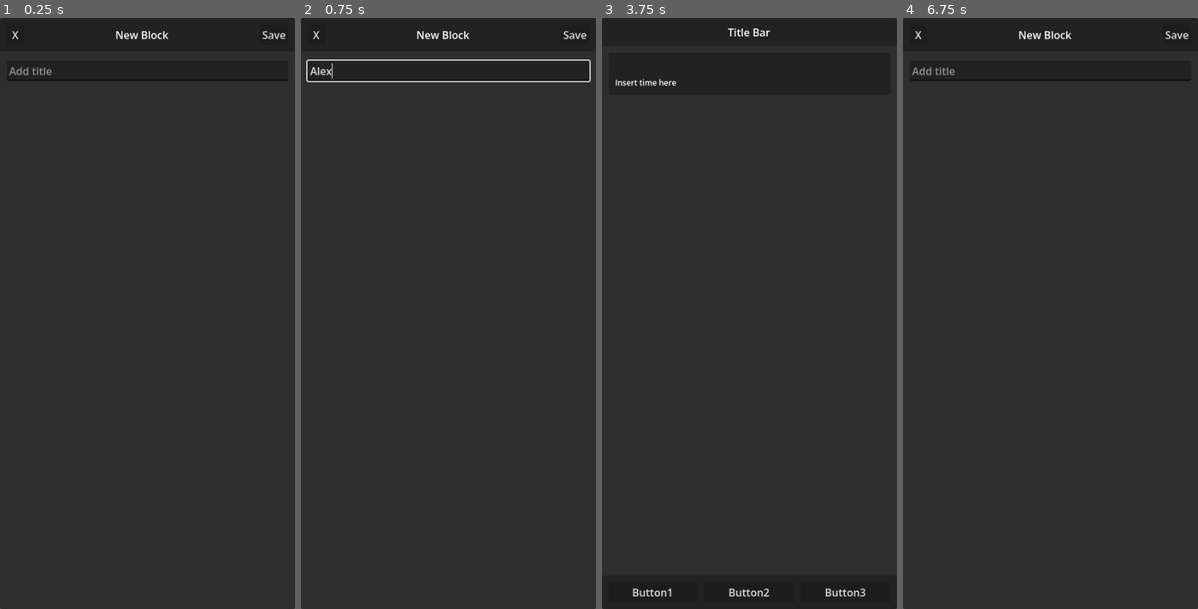
Above: before the commit, frames 1-4 (left to right).
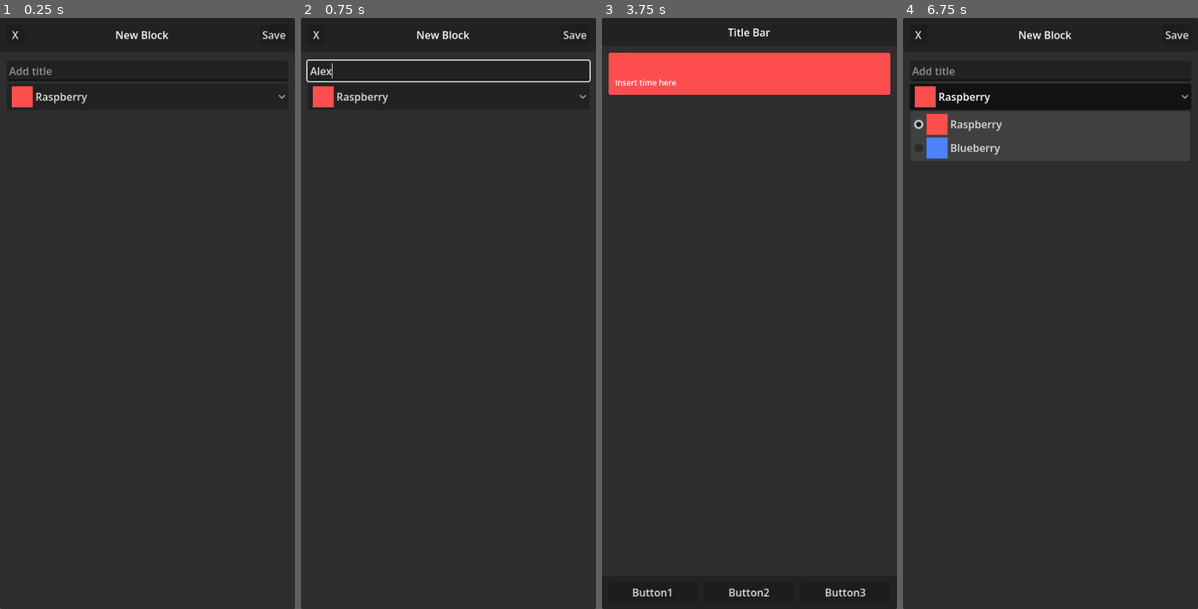
Above: after the commit, the same moments.

Repository: jowashli/doings-tracker
Game: Godot game, scene res://control.tscn
Two runs of this game, one before a commit and one after it. Both use one fixed random seed, a clock stepped at 60 frames per second and the inputs below.
Inputs (mouse positions are in pixels of both pictures, inside the frame that each line leads up to):
- Up to frame 1 (0.25 s): no input
- Up to frame 2 (0.75 s): click (448, 71) at 0.52 s; type "Alex" at 0.6 s
- Up to frame 3 (3.75 s): click "X" at 1.25 s; click "Button1" at 2 s; click "Button2" at 2.75 s; click "Save" at 3.5 s
- Up to frame 4 (6.75 s): click "Button3" at 4.25 s; click "Button1" at 5 s; click "Button2" at 5.75 s; click (1050, 94) at 6.5 s, where only the run after the commit has a clickable "Raspberry"

The runs differ from the first frame. In frame 1, 0.4% of the frame differs, in the area x 4-97%, y 11-16%; in frame 2, 0.4%; in frame 3, 6.8%, in the area x 2-98%, y 5-13%; in frame 4, 5.0%.

Commit message:
Create block colour creation parameter

Diff:
--- a/control.tscn
+++ b/control.tscn
@@ -1,7 +1,8 @@
 [gd_scene format=3 uid="uid://bthqiiwelqjac"]
 
-[ext_resource type="Script" uid="uid://ou47ovm850bk" path="res://scripts/BlockCreationButton.gd" id="1_0fbet"]
-[ext_resource type="Script" uid="uid://dywd54uedk3py" path="res://scripts/BlockCreationMenu.gd" id="2_62e2m"]
+[ext_resource type="Script" uid="uid://ou47ovm850bk" path="res://scripts/block/creation/BlockCreationButton.gd" id="1_0fbet"]
+[ext_resource type="Script" uid="uid://dywd54uedk3py" path="res://scripts/block/creation/BlockCreationMenu.gd" id="2_62e2m"]
+[ext_resource type="Script" uid="uid://h0cl2ew1pn2y" path="res://scripts/block/creation/BlockCreationColourInput.gd" id="3_qtu10"]
 
 [node name="Control" type="Control" unique_id=1754899738]
 layout_mode = 3
@@ -90,12 +91,13 @@
 size_flags_horizontal = 3
 text = "Button3"
 
-[node name="BlockCreation" type="VBoxContainer" parent="MenuContainer" unique_id=1750395450 node_paths=PackedStringArray("SaveButton", "CancelButton", "TitleInput")]
+[node name="BlockCreation" type="VBoxContainer" parent="MenuContainer" unique_id=1750395450 node_paths=PackedStringArray("SaveButton", "CancelButton", "TitleInput", "ColourInput")]
 layout_mode = 2
 script = ExtResource("2_62e2m")
 SaveButton = NodePath("TitleBar/MarginContainer/HBoxContainer/SaveButton")
 CancelButton = NodePath("TitleBar/MarginContainer/HBoxContainer/CancelButton")
 TitleInput = NodePath("MarginContainer/VBoxContainer/TitleInput")
+ColourInput = NodePath("MarginContainer/VBoxContainer/ColourInput")
 metadata/_tab_index = 1
 
 [node name="TitleBar" type="PanelContainer" parent="MenuContainer/BlockCreation" unique_id=1443912172]
@@ -139,3 +141,7 @@
 [node name="TitleInput" type="LineEdit" parent="MenuContainer/BlockCreation/MarginContainer/VBoxContainer" unique_id=2020300128]
 layout_mode = 2
 placeholder_text = "Add title"
+
+[node name="ColourInput" type="OptionButton" parent="MenuContainer/BlockCreation/MarginContainer/VBoxContainer" unique_id=963331040]
+layout_mode = 2
+script = ExtResource("3_qtu10")
--- a/scripts/block/Block.gd
+++ b/scripts/block/Block.gd
@@ -8,3 +8,8 @@
 
 func set_time ( text : String ) -> void:
 	TimeLabel.text = text
+
+func set_colour ( colour : Color ) -> void:
+	var cbox : StyleBoxFlat = get_theme_stylebox("panel").duplicate()
+	cbox.bg_color = colour
+	add_theme_stylebox_override("panel", cbox)
--- a/scripts/block/BlockManager.gd
+++ b/scripts/block/BlockManager.gd
@@ -3,9 +3,8 @@
 @onready var BlockContainer : VBoxContainer = $"/root/Control/MenuContainer/Schedhule/MarginContainer/BlockContainer"
 @onready var block_scene : PackedScene = load("res://scenes/Block.tscn")
 
-func create_and_add_block ( title : String ) -> Node:
+func create_and_add_block () -> Node:
 	var block_instance = block_scene.instantiate()
 	BlockContainer.add_child(block_instance)
 
-	block_instance.set_title(title)
 	return block_instance
--- /dev/null
+++ b/scripts/block/creation/BlockCreationColourInput.gd
@@ -0,0 +1,28 @@
+extends OptionButton
+
+const ICON_SIZE : int = 32
+
+var colours : Array[Color] = []
+
+func _ready() -> void:
+	add_colour( "Raspberry", Color(1.0, 0.306, 0.306, 1.0))
+	add_colour( "Blueberry", Color(0.306, 0.514, 1.0, 1.0) )
+
+func add_colour ( colour_name : String, colour : Color ) -> void:
+	var i : int = item_count
+	add_item( colour_name )
+	colours.append(colour)
+	set_item_icon(i, create_icon_texture(colour))
+
+func create_icon_texture ( colour : Color ) -> Texture:
+	var texture : ImageTexture = ImageTexture.new()
+	var image : Image = Image.new()
+
+	image = Image.create(ICON_SIZE, ICON_SIZE, false, Image.FORMAT_RGBA8)
+	image.fill(colour)
+	texture = ImageTexture.create_from_image(image)
+
+	return texture
+
+func get_selected_colour () -> Color:
+	return colours[get_item_index(get_selected_id())]
--- a/scripts/BlockCreationMenu.gd
+++ b/scripts/block/creation/BlockCreationMenu.gd
@@ -4,13 +4,16 @@
 @export var CancelButton : Button
 
 @export var TitleInput : LineEdit
+@export var ColourInput : OptionButton
 
 func _ready () -> void:
 	SaveButton.pressed.connect(save)
 	CancelButton.pressed.connect(cancel)
 
 func save () -> void:
-	BlockManager.create_and_add_block(TitleInput.text)
+	var new_block : Node = BlockManager.create_and_add_block()
+	new_block.set_title(TitleInput.text)
+	new_block.set_colour(ColourInput.get_selected_colour())
 	reset()
 	MenuManager.set_menu(0)
 
@@ -20,3 +23,4 @@
 
 func reset () -> void:
 	TitleInput.text = ""
+	ColourInput.selected = 0
Renamed: scripts/BlockCreationButton.gd -> scripts/block/creation/BlockCreationButton.gd
Renamed: scripts/BlockCreationButton.gd.uid -> scripts/block/creation/BlockCreationButton.gd.uid
Not shown, added: scripts/block/creation/BlockCreationColourInput.gd.uid
Renamed: scripts/BlockCreationMenu.gd.uid -> scripts/block/creation/BlockCreationMenu.gd.uid
